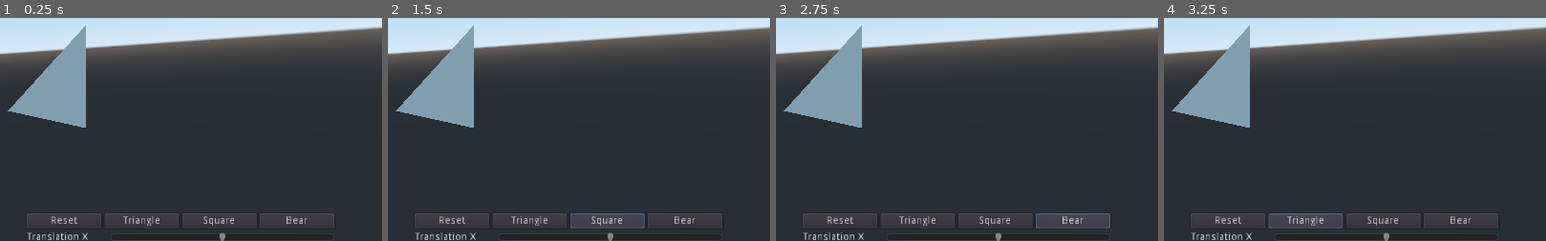
Above: before the commit, frames 1-4 (left to right).
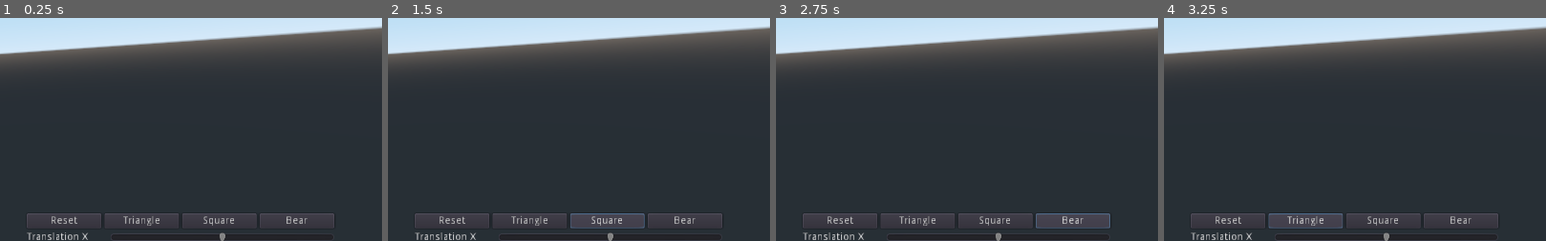
Above: after the commit, the same moments.

Repository: lan666as/ApesBersama
Game: Godot game, scene res://TVG3D.tscn
The game is run twice, just before and just after one commit, with the same random seed, the same clock (stepped at 60 frames per second) and the same inputs. Before the commit the project has no main scene; this scene is started directly in both runs.
Inputs:
- Up to frame 1 (0.25 s): no input
- Up to frame 2 (1.5 s): click "Triangle" at 0.5 s; click "Square" at 1.25 s
- Up to frame 3 (2.75 s): click "Bear" at 2 s
- Up to frame 4 (3.25 s): click "Triangle" at 2.75 s
The pictures show only the part of the screen within x 50-100%, y 24-74%; the shares and areas given below are measured in that part.

The runs differ from the first frame. In frame 1, 4.7% of the frame differs, in the area x 2-23%, y 3-50%; in frame 2, 4.7%; in frame 3, 4.7%; in frame 4, 4.7%.
Error in both runs: Attempt to call function 'triangle' in base 'null instance' on a null instance. (res://Hud.gd:34)

Commit message:
translate3d working

Diff:
--- a/TVG3D.gd
+++ b/TVG3D.gd
@@ -16,12 +16,12 @@
 
 # Called when the node enters the scene tree for the first time.
 func _ready():
-	var vertices = PoolVector3Array()
-	vertices.push_back(Vector3(0, 1, 0))
-	vertices.push_back(Vector3(1, 0, 0))
-	vertices.push_back(Vector3(0, 0, 1))
+	source = PoolVector3Array()
+	source.push_back(Vector3(0, 1, 0))
+	source.push_back(Vector3(1, 0, 0))
+	source.push_back(Vector3(0, 0, 1))
 	# Initialize the ArrayMesh.
-	next = vertices
+	next = source
 
 	mesh = MeshInstance.new()
 #	mesh.mesh = arr_mesh
@@ -66,7 +66,7 @@
 #		source[i].y = new2.x * sin(rot * PI / 180) + new2.y * cos(rot * PI/180)
 
 		# Set translation
-		source[i] = source[i] + Vector3(trans_x, trans_y, trans_z)
+		next[i] = next[i] + Vector3(trans_x, trans_y, trans_z)
 	update_mesh()
 # Called every frame. 'delta' is the elapsed time since the previous frame.
 #func _process(delta):
--- a/project.godot
+++ b/project.godot
@@ -16,6 +16,7 @@
 [application]
 
 config/name="TVG2"
+run/main_scene="res://TVG3D.tscn"
 config/icon="res://icon.png"
 
 [rendering]
